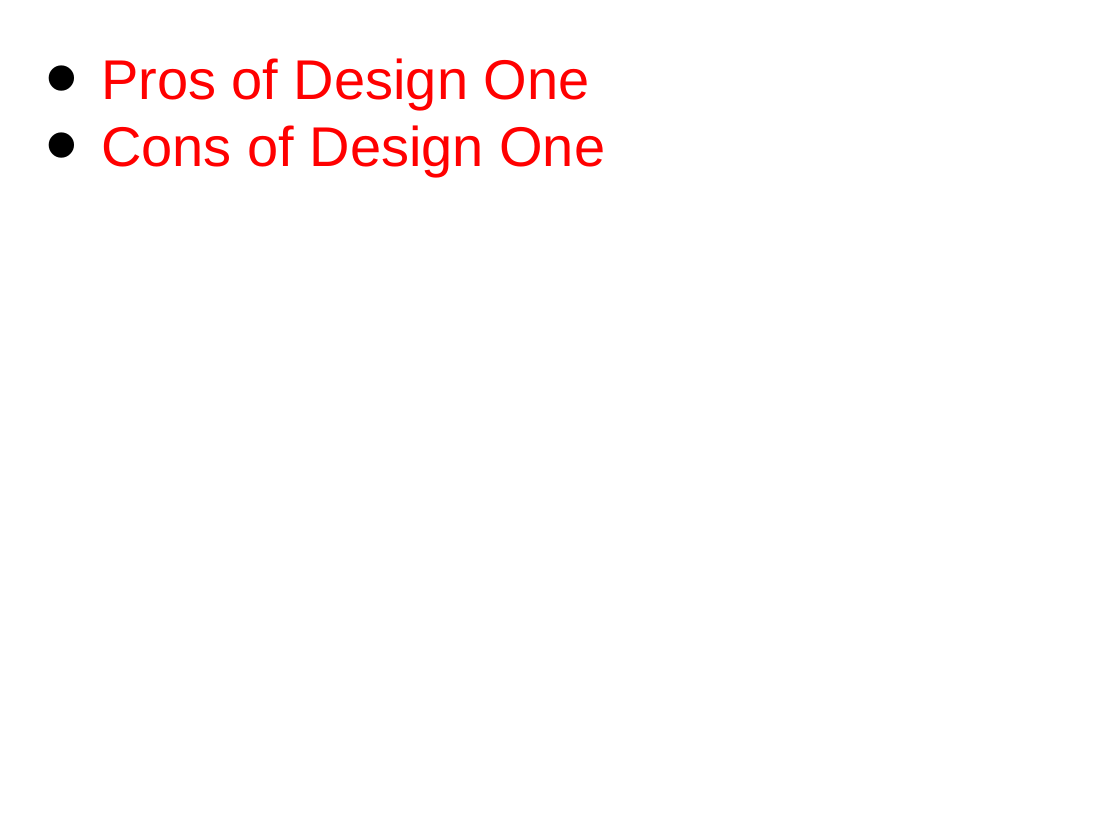
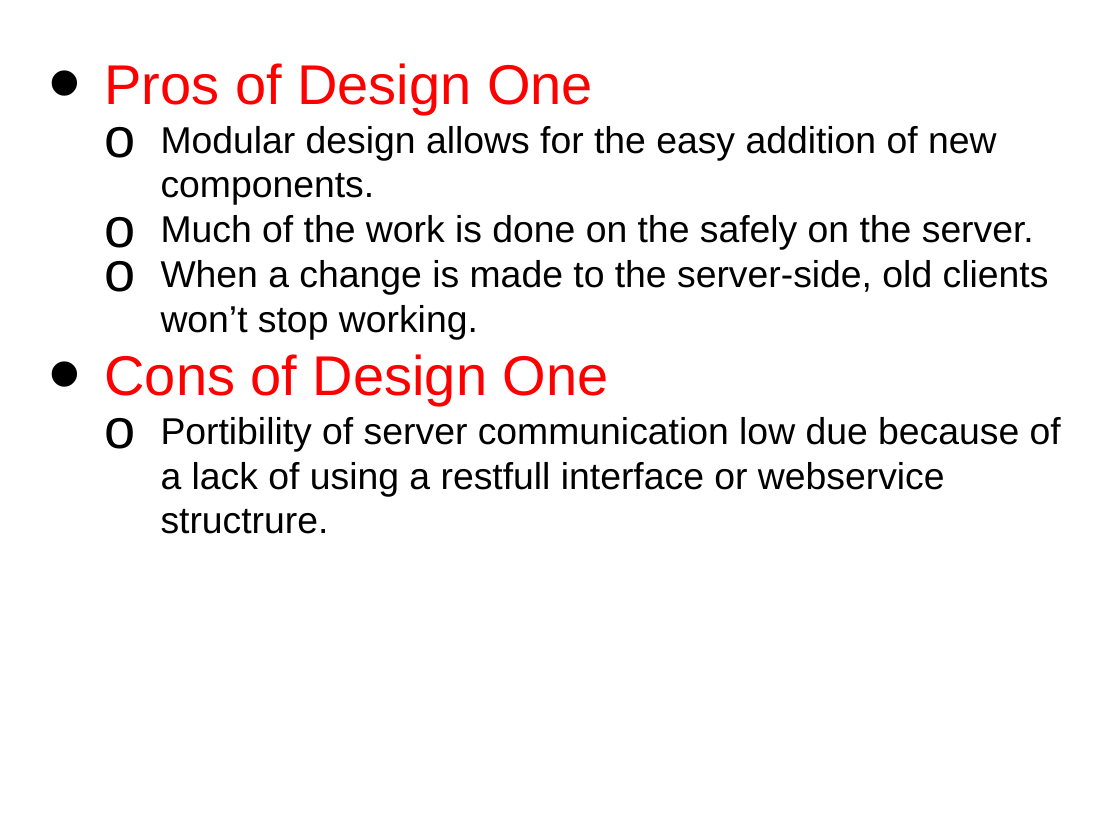
Before and after one commit to jjm3x3/propertyManager, a slide deck: slide 4 of DesignPlans.pptx. Drawn at 1120x840 pixels with LibreOffice and Linux fonts; fonts in the diff are those of the drawing. Boxes give left, top, right and bottom in pixels: in the first picture for what was removed or moved away, otherwise in the second. Text is boxed around its words. In the diff, an @@ line names an element or a change of style, - is before the commit and + after.

Commit message:
Added system components for design one. added pros and cons for design one.

```diff
--- a/DesignPlans.pptx
+++ b/DesignPlans.pptx
@@ text at <box>161,126,1049,339</box>: paragraphs added @@
+  o Modular design allows for the easy addition of new components.
+  o Much of the work is done on the safely on the server.
+  o When a change is made to the server-side, old clients won’t stop working.
@@ text at <box>161,417,1061,534</box>: paragraph added @@
+  o Portibility of server communication low due because of a lack of using a restfull interface or webservice structrure.
```
Also in this commit, not shown: 1 other slide changed.
